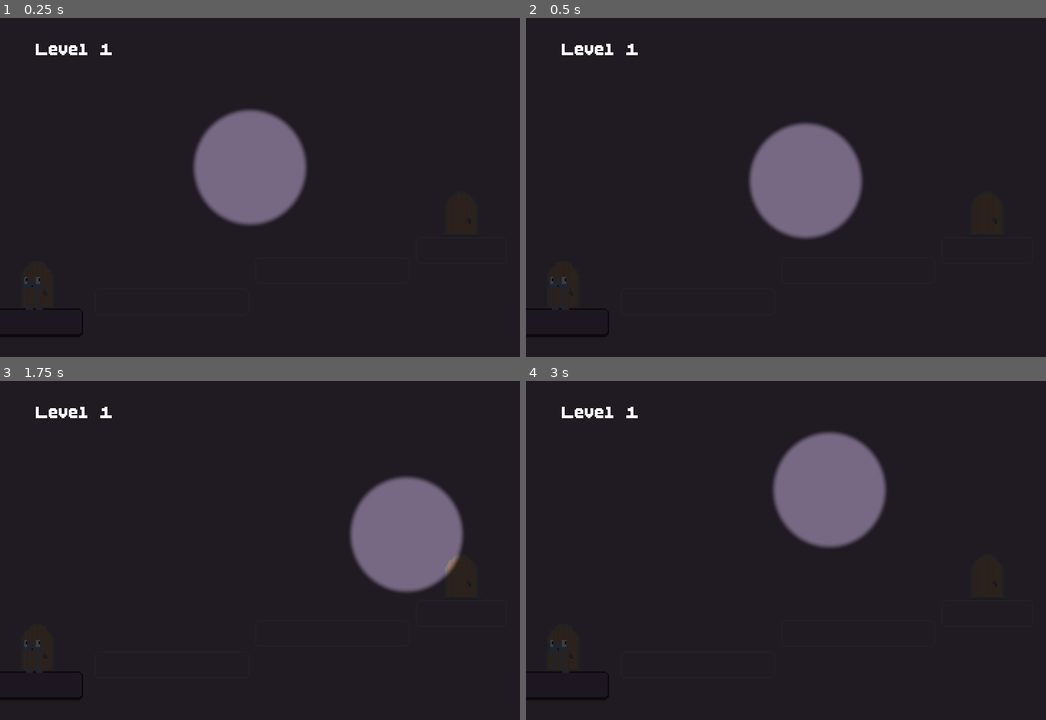
Above: before the commit, frames 1-4 (two rows, left to right).
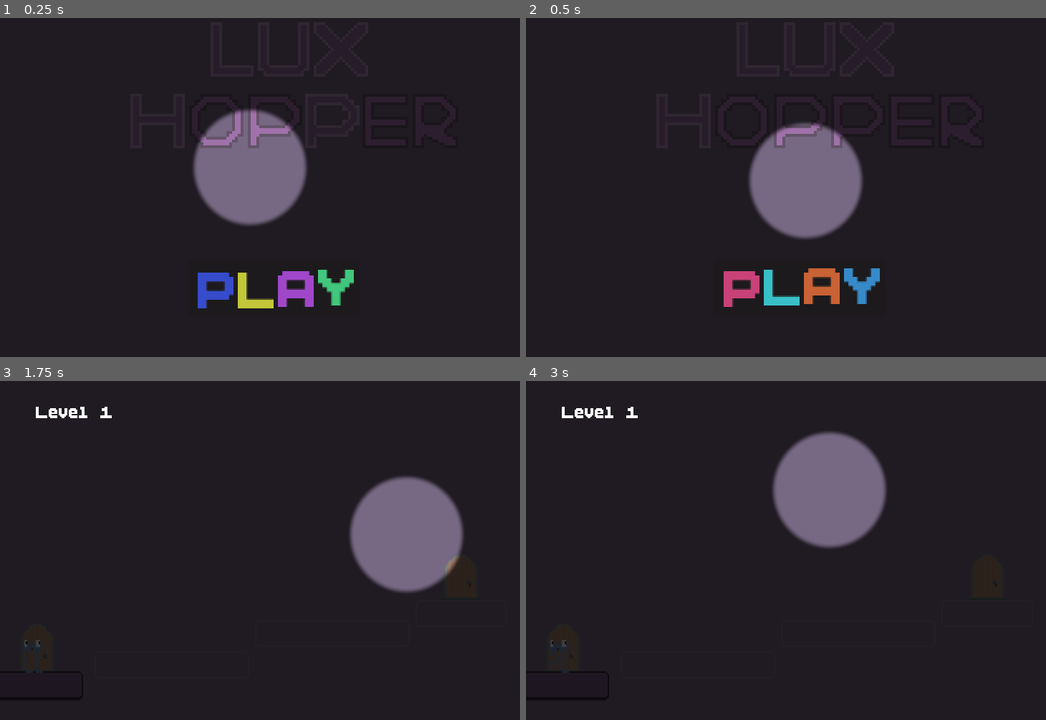
Above: after the commit, the same moments.

Repository: arrowira/dtj36
Game: Godot game, scene res://menu.tscn
Same seed, same stepped clock (60 frames per second), same inputs: the game is played once before the commit and once after it. Before the commit the project starts from res://main.tscn.
Inputs (mouse positions are in pixels of both pictures, inside the frame that each line leads up to):
- Up to frame 1 (0.25 s): no input
- Up to frame 2 (0.5 s): no input
- Up to frame 3 (1.75 s): click (275, 652) at 0.5 s, where only the run after the commit has a clickable "[wave][rainbow] PLAY"; move the mouse to (410, 523) at 1.27 s; hold Up (up) from 1.28 s (still down)
- Up to frame 4 (3 s): move the mouse to (697, 560) at 2.02 s; tap A (lt) at 2.1 s; move the mouse to (869, 462) at 2.77 s; release Up (up) at 2.78 s; tap D (rt) at 2.85 s

The runs differ from the first frame. In frame 1, 2.9% of the frame differs, in the area x 4-69%, y 7-86%; in frame 2, 2.4%; in frame 3, less than 0.1%; in frame 4, less than 0.1%.
Error after the commit: Cannot call method 'get_children' on a null value. (res://spot_light.gd:14)

Commit message:
main menu as main scene

Diff:
--- a/dtj-36-proj/project.godot
+++ b/dtj-36-proj/project.godot
@@ -11,7 +11,7 @@
 [application]
 
 config/name="dtj36proj"
-run/main_scene="uid://b1updismjircn"
+run/main_scene="uid://brn7ed2cfo43q"
 config/features=PackedStringArray("4.5", "Forward Plus")
 config/icon="res://icon.svg"
 
